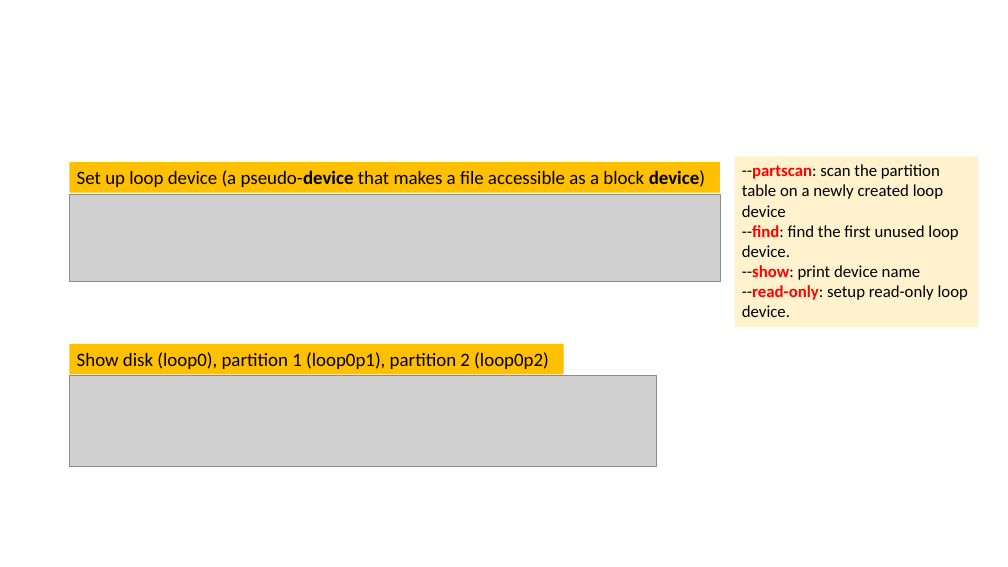
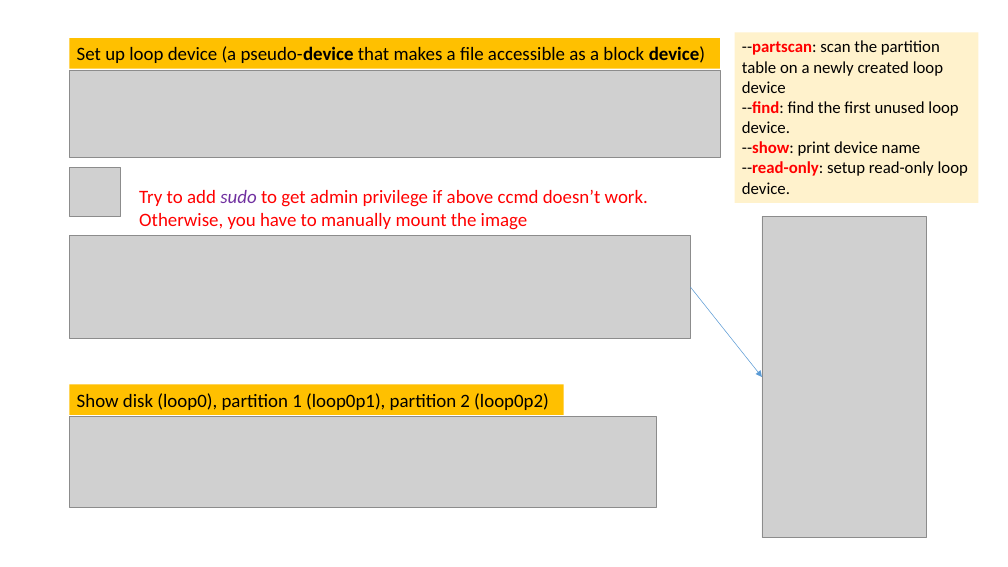
Before and after one commit to frankwxu/digital-forensics-lab, a slide deck: slide 21 of NIST_Data_Leakage_Case/NIST_Data_Leakage_00_Env_Setting.pptx. Drawn at 1008x567 pixels with LibreOffice and Linux fonts; fonts in the diff are those of the drawing; grey boxes stand for pictures; background and template pictures are left out. Boxes give left, top, right and bottom in pixels: in the first picture for what was removed or moved away, otherwise in the second. Text is boxed around its words. In the diff, an @@ line names an element or a change of style, - is before the commit and + after.

```diff
--- a/NIST_Data_Leakage_Case/NIST_Data_Leakage_00_Env_Setting.pptx
+++ b/NIST_Data_Leakage_Case/NIST_Data_Leakage_00_Env_Setting.pptx
@@ 2 rectangles, 1 picture: place and size @@
-2 rectangles, 1 picture at (70,157,979,327)
+2 rectangles, 1 picture at (70,33,979,203)
@@ picture added at (70,167,121,216) @@
@@ text added at (139,190,648,230), 18 pt, text #FF0000 @@
+Try to add sudo to get admin privilege if above ccmd doesn’t work.
+Otherwise, you have to manually mount the image
@@ picture added at (70,236,691,339) @@
@@ picture added at (762,216,927,538) @@
@@ arrow added from (690, 287) to (762, 377), #5B9BD5 0.5 pt @@
@@ rectangle "Show disk (loop0), partition 1 ...": place and size @@
-rectangle "Show disk (loop0), partition 1 ..." at (70,344,564,374)
+rectangle "Show disk (loop0), partition 1 ..." at (70,385,564,415)
@@ picture: place and size @@
-picture at (70,376,657,467)
+picture at (70,417,657,507)
```
Also in this commit, not shown: 1 other slide changed, 1 slide added.
